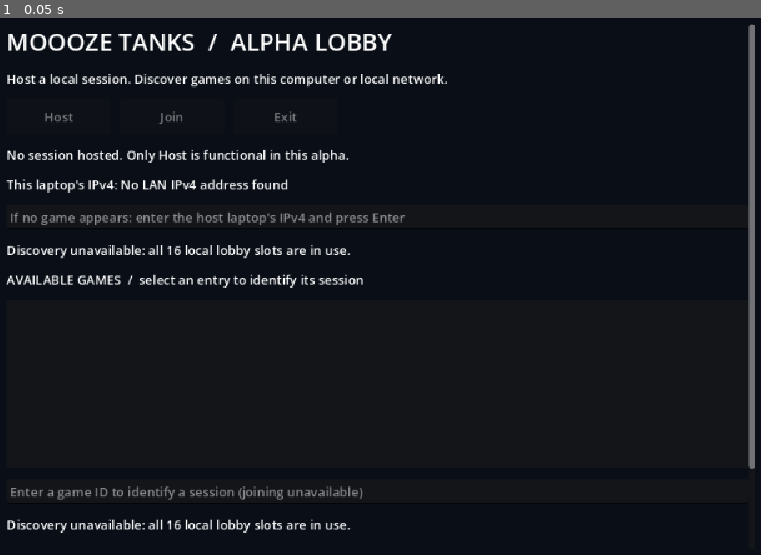
Above: before the commit, frame 1.
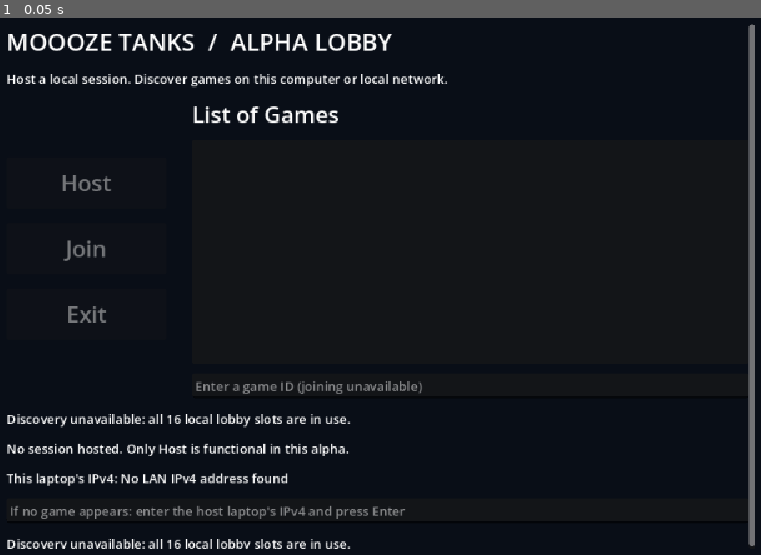
Above: after the commit, the same moment.

Repository: Kirbzo/Tank-Game-Networking
Game: Godot game, scene res://lobby.tscn
Same seed, same stepped clock (60 frames per second), same inputs: the game is played once before the commit and once after it.
Inputs:
- Up to frame 1 (0.05 s): no input

The runs differ from the first frame. In frame 1, 6.5% of the frame differs, in the area x 0-100%, y 16-99%.

Commit message:
Lobby layout changed commit

Diff:
--- a/Godot/lobby.gd
+++ b/Godot/lobby.gd
@@ -31,9 +31,15 @@
 	var title := add_label(column, "MOOOZE TANKS  /  ALPHA LOBBY")
 	title.add_theme_font_size_override("font_size", 30)
 	add_label(column, "Host a local session. Discover games on this computer or local network.")
-	var controls := HBoxContainer.new()
-	controls.add_theme_constant_override("separation", 12)
-	column.add_child(controls)
+	# Match LobbyImage.jpeg: stacked actions beside the game list.
+	var lobby_row := HBoxContainer.new()
+	lobby_row.add_theme_constant_override("separation", 32)
+	column.add_child(lobby_row)
+	var controls := VBoxContainer.new()
+	controls.custom_minimum_size.x = 200
+	controls.alignment = BoxContainer.ALIGNMENT_CENTER
+	controls.add_theme_constant_override("separation", 18)
+	lobby_row.add_child(controls)
 	host_button = add_button(controls, "Host")
 	host_button.pressed.connect(host_game)
 	join_button = add_button(controls, "Join")
@@ -42,6 +48,22 @@
 	exit_button = add_button(controls, "Exit")
 	exit_button.disabled = true
 	exit_button.tooltip_text = "Exit means leave the hosted session. Leaving is incomplete for alpha."
+	var games_column := VBoxContainer.new()
+	games_column.size_flags_horizontal = Control.SIZE_EXPAND_FILL
+	games_column.add_theme_constant_override("separation", 12)
+	lobby_row.add_child(games_column)
+	var games_title := add_label(games_column, "List of Games")
+	games_title.add_theme_font_size_override("font_size", 28)
+	game_list = ItemList.new()
+	game_list.custom_minimum_size = Vector2(0, 280)
+	game_list.size_flags_vertical = Control.SIZE_EXPAND_FILL
+	game_list.item_selected.connect(select_game)
+	games_column.add_child(game_list)
+	game_id = LineEdit.new()
+	game_id.placeholder_text = "Enter a game ID (joining unavailable)"
+	game_id.text_changed.connect(identify_game)
+	games_column.add_child(game_id)
+	feedback = add_label(column, "No games available. Ask another user to press Host.")
 	hosted = add_label(column, "No session hosted. Only Host is functional in this alpha.")
 	for address in IP.get_local_addresses():
 		if address.is_valid_ip_address() and not address.contains(":") and not address.begins_with("127."):
@@ -52,18 +74,6 @@
 	network_address.text_submitted.connect(set_network_address)
 	column.add_child(network_address)
 	network_status = add_label(column, "LAN discovery active. Both laptops must allow Godot on the local network.")
-	add_label(column, "AVAILABLE GAMES  /  select an entry to identify its session")
-	game_list = ItemList.new()
-	game_list.custom_minimum_size = Vector2(0, 210)
-	game_list.size_flags_vertical = Control.SIZE_EXPAND_FILL
-	game_list.item_selected.connect(select_game)
-	column.add_child(game_list)
-	game_id = LineEdit.new()
-	game_id.placeholder_text = "Enter a game ID to identify a session (joining unavailable)"
-	game_id.text_changed.connect(identify_game)
-	column.add_child(game_id)
-	feedback = add_label(column, "No games available. Ask another user to press Host.")
-	add_label(column, "ALPHA WALKTHROUGH\n1. Working: Host starts a session and advertises its ID to other lobbies.\n2. Explanation only: select a game or enter its ID; Join stays disabled until WP2.\n3. Explanation only: Exit will leave the hosted session. Leaving is incomplete.\nClose the window to end this alpha process; its listing expires after four seconds.")
 	discovery.games_changed.connect(refresh_games)
 	discovery.discovery_failed.connect(discovery_error)
 	discovery.network_warning.connect(func(message: String): network_status.text = message)
@@ -80,7 +90,8 @@
 func add_button(parent: Node, text: String) -> Button:
 	var button := Button.new()
 	button.text = text
-	button.custom_minimum_size = Vector2(130, 44)
+	button.custom_minimum_size = Vector2(200, 64)
+	button.add_theme_font_size_override("font_size", 28)
 	parent.add_child(button)
 	return button
 
Not shown, changed: .gitattributes
Not shown, changed: Godot/README.md
Not shown, added: MoozeTanks/LobbyImage.jpeg
Not shown, added: MoozeTanks/~$quirements Document.docx
Not shown, changed: README.md
Not shown, changed: prompt_log.md
Not shown, changed: status.md
